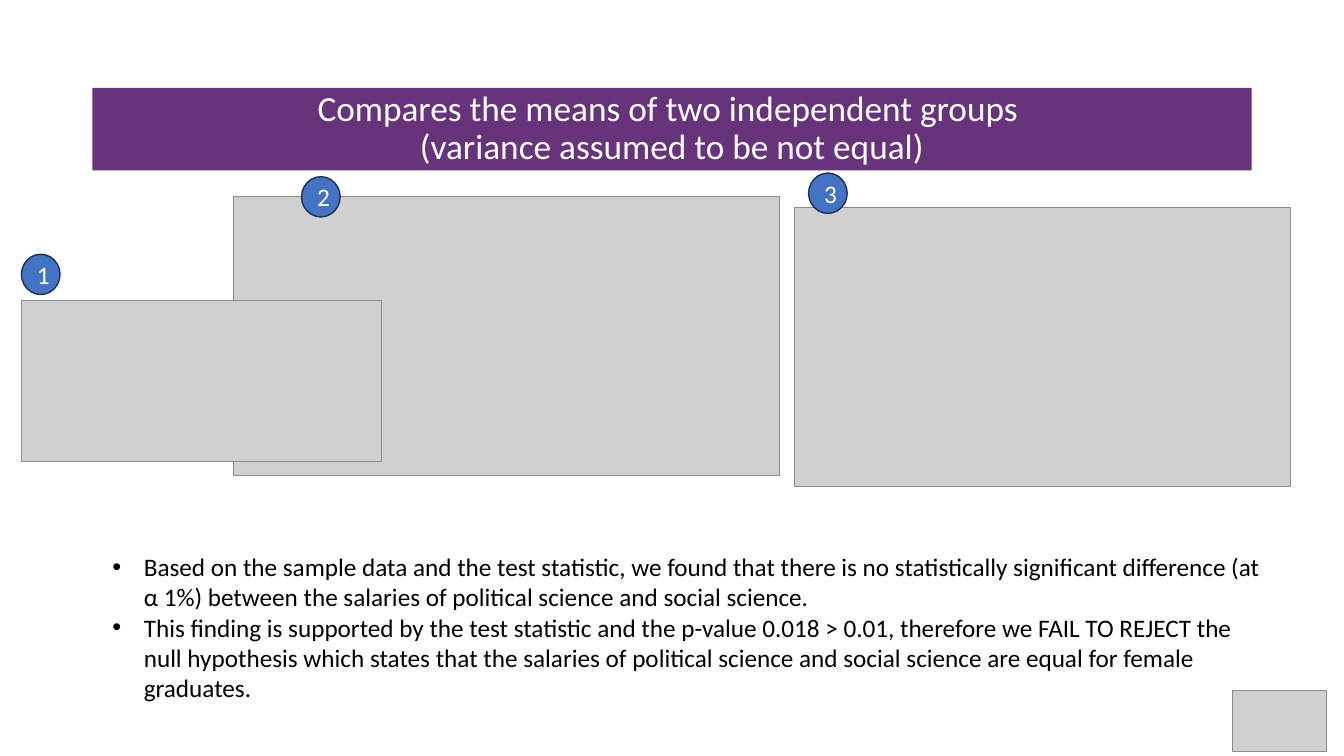
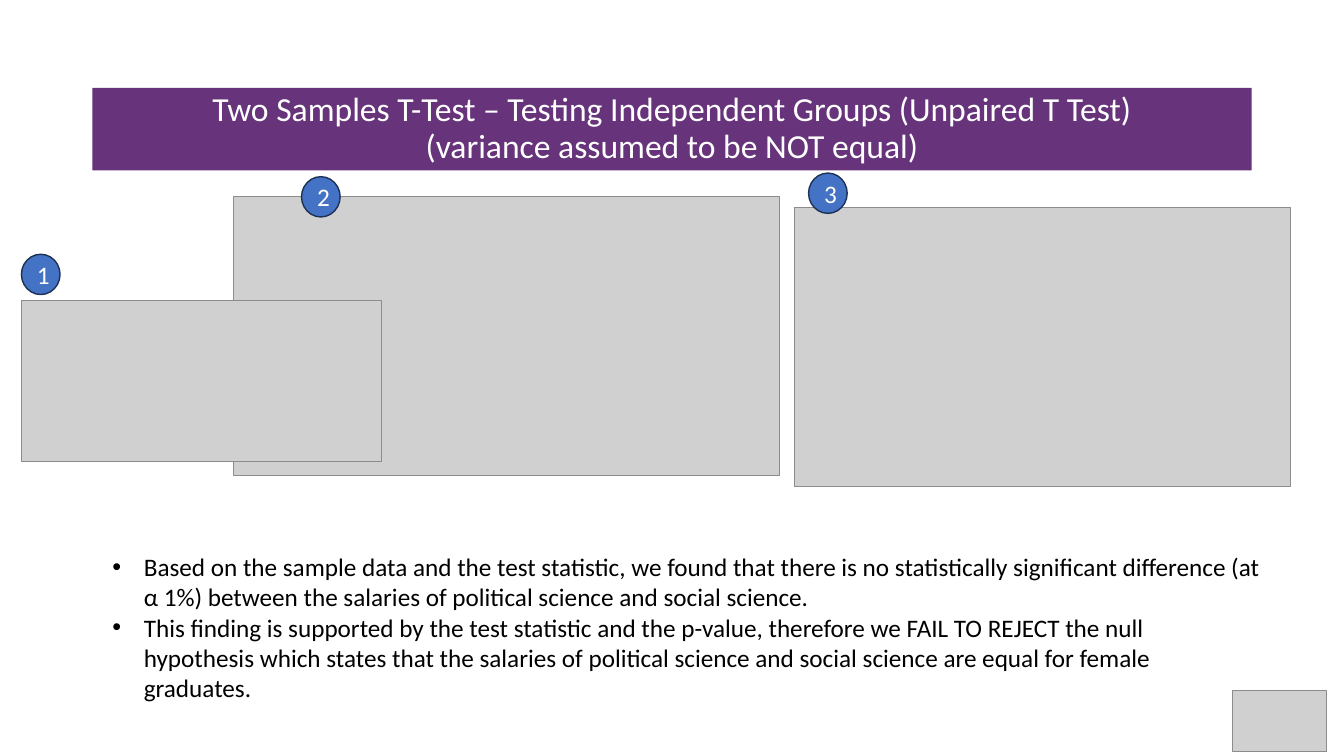
Before and after one commit to msfasha/307102-Descriptive-Statistics-for-Business, a slide deck: slide 30 of Part 2 - Inferential Statisitcs/Part 2.3 - Introduction to Hypothesis Testing/Part 2.3 - Introduction to Hypthesis Testing.pptx (slide 29 before the commit). Drawn at 1344x756 pixels with LibreOffice and Linux fonts; fonts in the diff are those of the drawing; grey boxes stand for pictures; background and template pictures are left out. Boxes give left, top, right and bottom in pixels: in the first picture for what was removed or moved away, otherwise in the second. Text is boxed around its words. In the diff, an @@ line names an element or a change of style, - is before the commit and + after.

Commit message:
some enhancements on testing proportions

```diff
--- a/Part 2 - Inferential Statisitcs/Part 2.3 - Introduction to Hypothesis Testing/Part 2.3 - Introduction to Hypthesis Testing.pptx
+++ b/Part 2 - Inferential Statisitcs/Part 2.3 - Introduction to Hypothesis Testing/Part 2.3 - Introduction to Hypthesis Testing.pptx
@@ title at [212,96,1131,164]: text changed; size 25.2 to 24 pt @@
-Compares the means of two independent groups
-(variance assumed to be not equal)
+Two Samples T-Test – Testing Independent Groups (Unpaired T Test)
+(variance assumed to be NOT equal)
@@ text at [144,619,1150,702]: text changed @@
-• This finding is supported by the test statistic and the p-value 0.018 > 0.01, therefore we FAIL TO REJECT the null hypothesis which states that the salaries of political science and social science are equal for female graduates.
+• This finding is supported by the test statistic and the p-value, therefore we FAIL TO REJECT the null hypothesis which states that the salaries of political science and social science are equal for female graduates.
```
Also in this commit, not shown: 23 other slides changed, 13 slides added, 7 slides removed, 5 other files.
